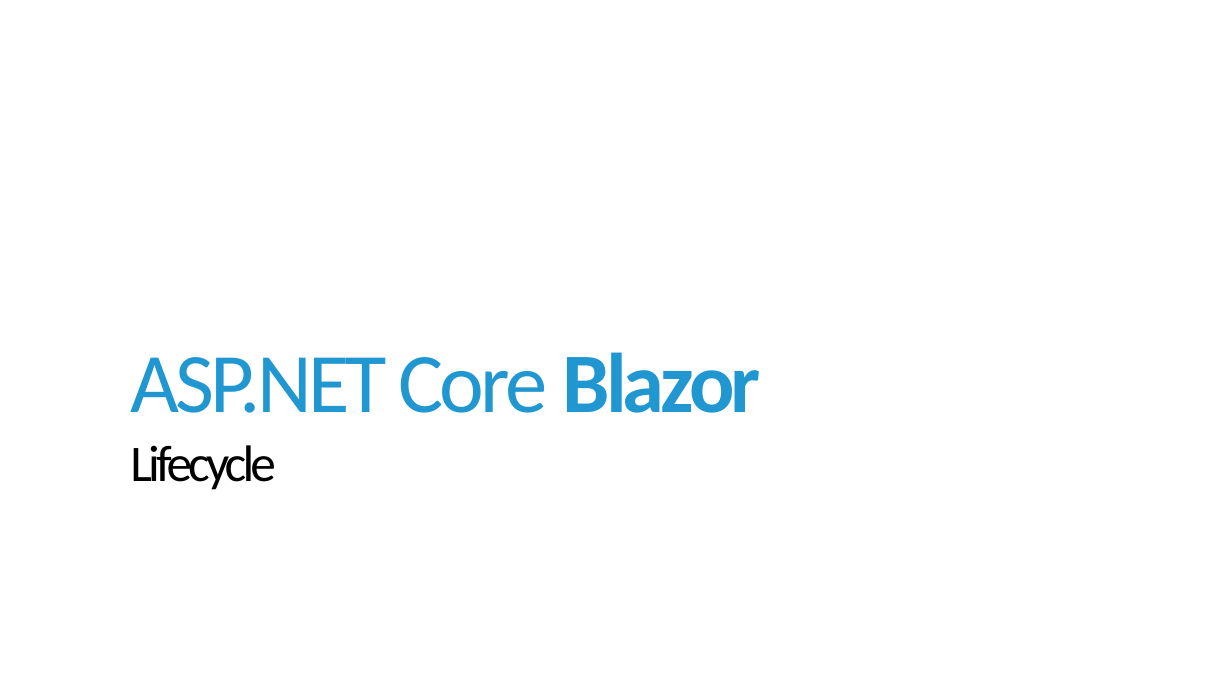
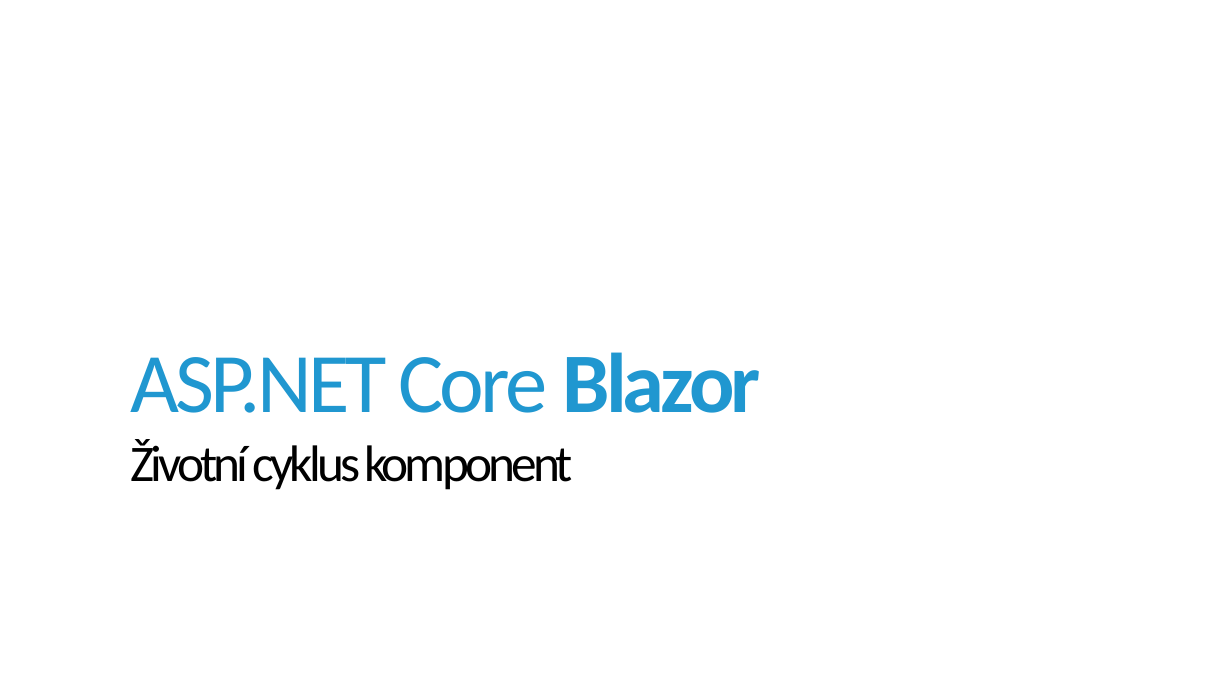
Before and after one commit to jirikanda/BlazorDemos, a slide deck: slide 1 of Presentation/03 - Blazor - Lifecycle.pptx. Drawn at 1232x693 pixels with LibreOffice and Linux fonts; fonts in the diff are those of the drawing; background and template pictures are left out. Boxes give left, top, right and bottom in pixels: in the first picture for what was removed or moved away, otherwise in the second. Text is boxed around its words. In the diff, an @@ line names an element or a change of style, - is before the commit and + after.

```diff
--- a/Presentation/03 - Blazor - Lifecycle.pptx
+++ b/Presentation/03 - Blazor - Lifecycle.pptx
@@ title at (130,352,761,490): text changed; size 66 to 40 pt; text colour #2097D0 to #000000 @@
-ASP.NET Core Blazor
-Lifecycle
+ASP.NET Core Blazor
+Životní cyklus komponent
```
Also in this commit, not shown: 2 other files.
